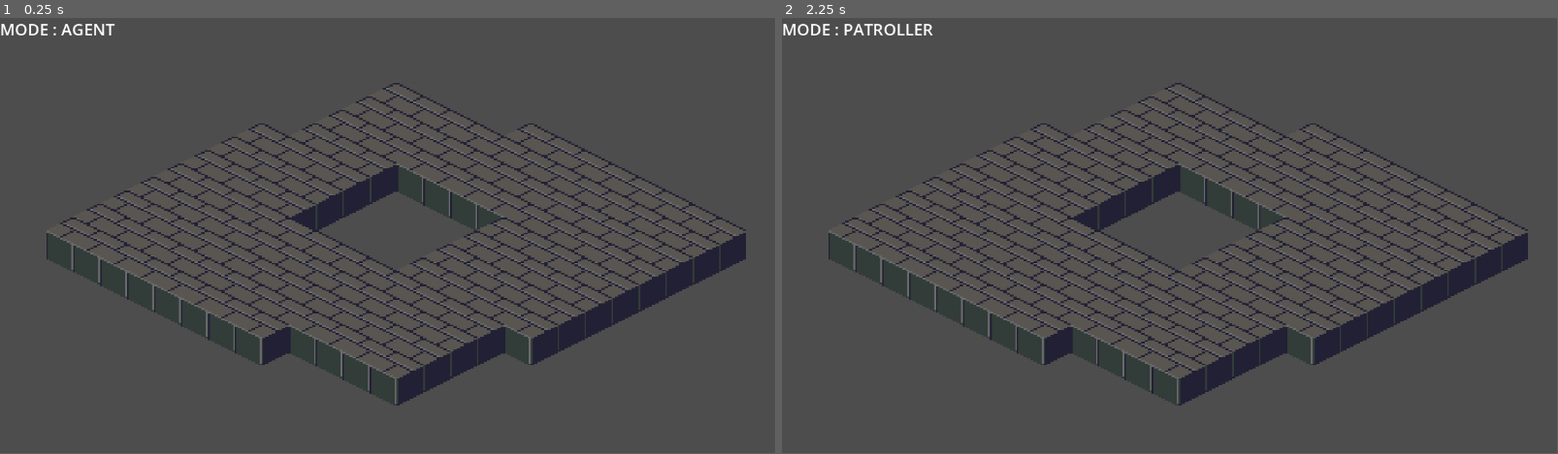
Above: before the commit, frames 1-2 (left to right).
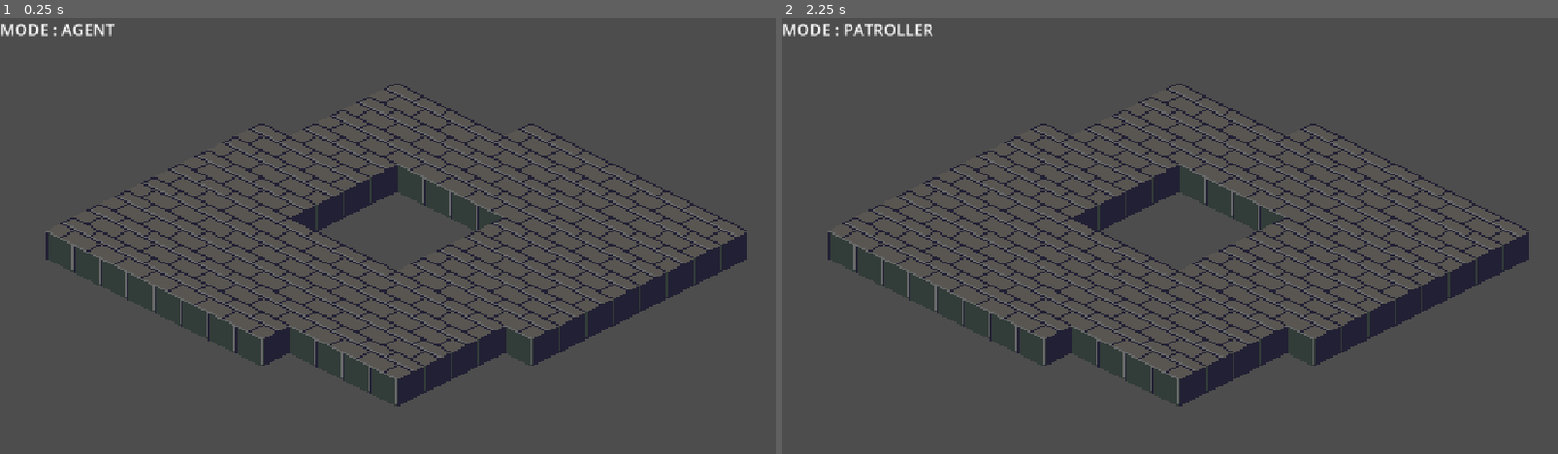
Above: after the commit, the same moments.

Repository: ssyhn/patrolling-agents
Game: Godot game, scene res://scenes/environment.tscn
Two runs of this game, one before a commit and one after it. Both use one fixed random seed, a clock stepped at 60 frames per second and the inputs below.
Inputs (mouse positions are in pixels of both pictures, inside the frame that each line leads up to):
- Up to frame 1 (0.25 s): no input
- Up to frame 2 (2.25 s): tap Enter at 0.5, 2 s; move the mouse to (1340, 214) at 0.52 s; tap Tab (toggle_mode) at 0.6, 1.35, 2.1 s; click (1340, 214) at 0.67 s; tap Space at 1.25 s; move the mouse to (1014, 257) at 1.27 s; click (1014, 257) at 1.42 s; move the mouse to (1247, 140) at 2.02 s; click (1247, 140) at 2.17 s
The window is 799x449 before the commit and 800x450 after it. Grey fills any space a smaller window leaves; there, only what the larger window draws over its background counts as a difference.

The runs differ from the first frame. In frame 1, 5.0% of the frame differs, in the area x 0-97%, y 1-90%; in frame 2, 5.1%.

Commit message:
changed window mode to maximized

Diff:
--- a/project.godot
+++ b/project.godot
@@ -15,6 +15,11 @@
 config/features=PackedStringArray("4.6", "Forward Plus")
 config/icon="res://icon.svg"
 
+[display]
+
+window/size/mode=2
+window/stretch/mode="canvas_items"
+
 [input]
 
 toggle_mode={
Binary file added: example.png
